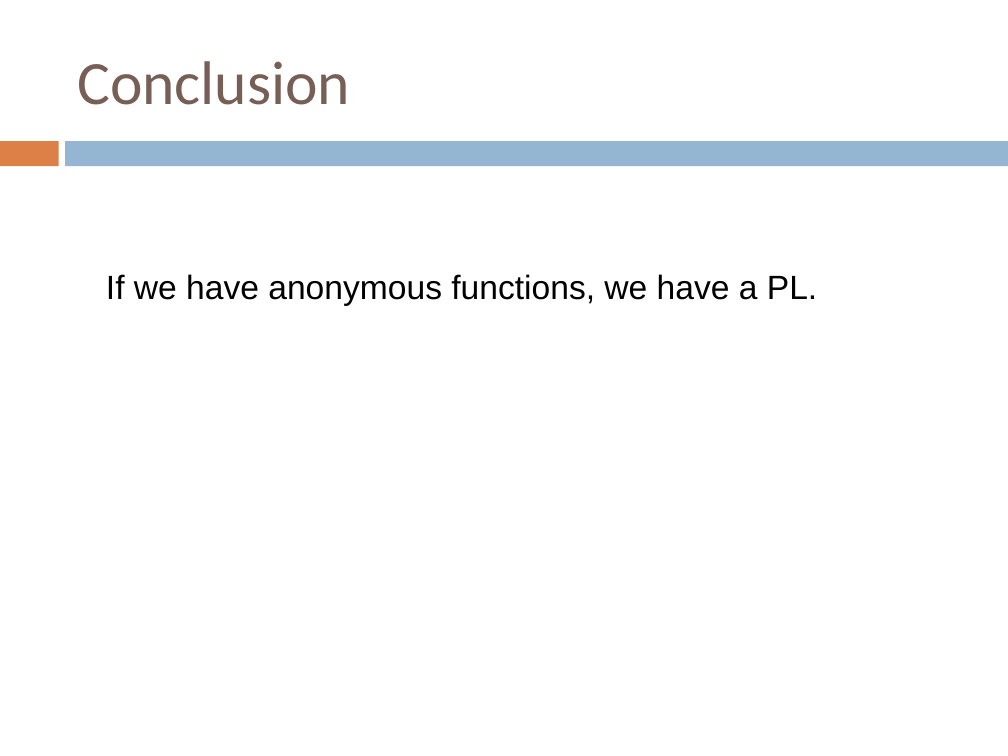
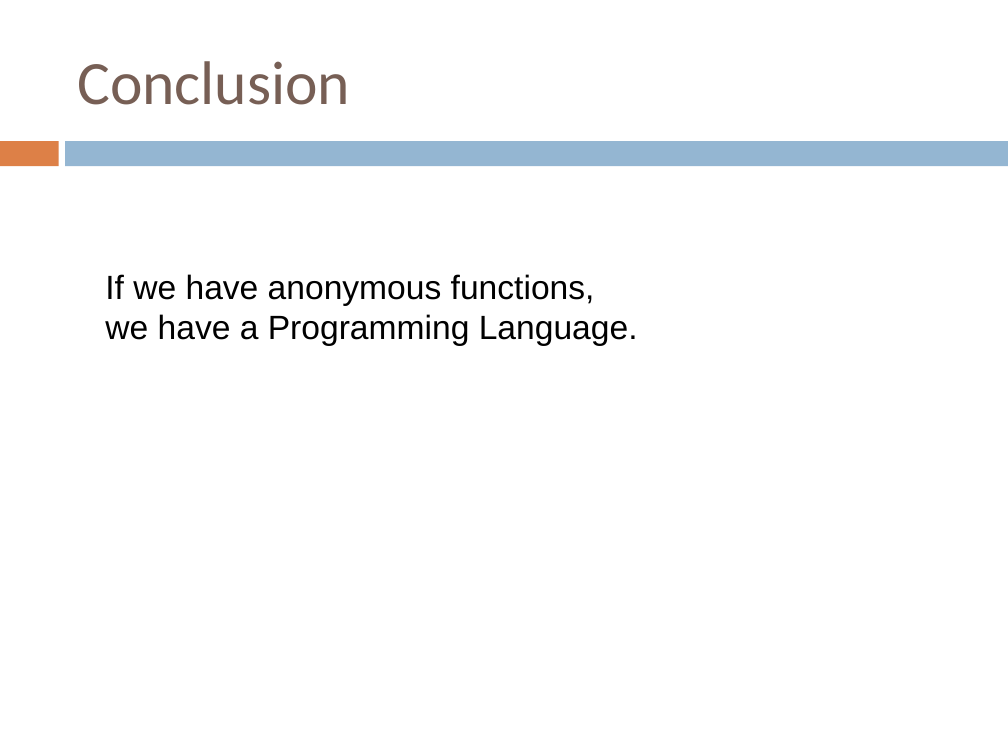
Before and after one commit to crista/EPS-slides, a slide deck: slide 29 of EPS-LambdaInPython.ppt (slide 28 before the commit). Drawn at 1008x756 pixels with LibreOffice and Linux fonts; fonts in the diff are those of the drawing. Boxes give left, top, right and bottom in pixels: in the first picture for what was removed or moved away, otherwise in the second. Text is boxed around its words. In the diff, an @@ line names an element or a change of style, - is before the commit and + after.

```diff
--- a/EPS-LambdaInPython.ppt
+++ b/EPS-LambdaInPython.ppt
@@ text at [105, 274, 638, 346]: text changed @@
-If we have anonymous functions, we have a PL.
+If we have anonymous functions,
+we have a Programming Language.
```
Also in this commit, not shown: 1 other slide changed, 1 slide added.
